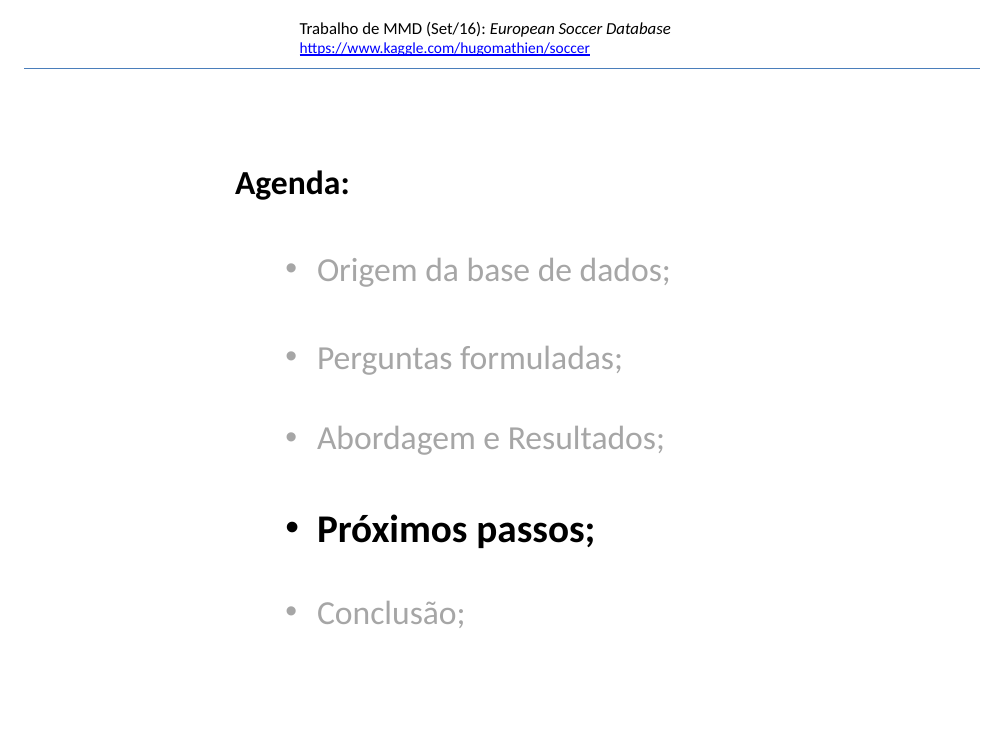
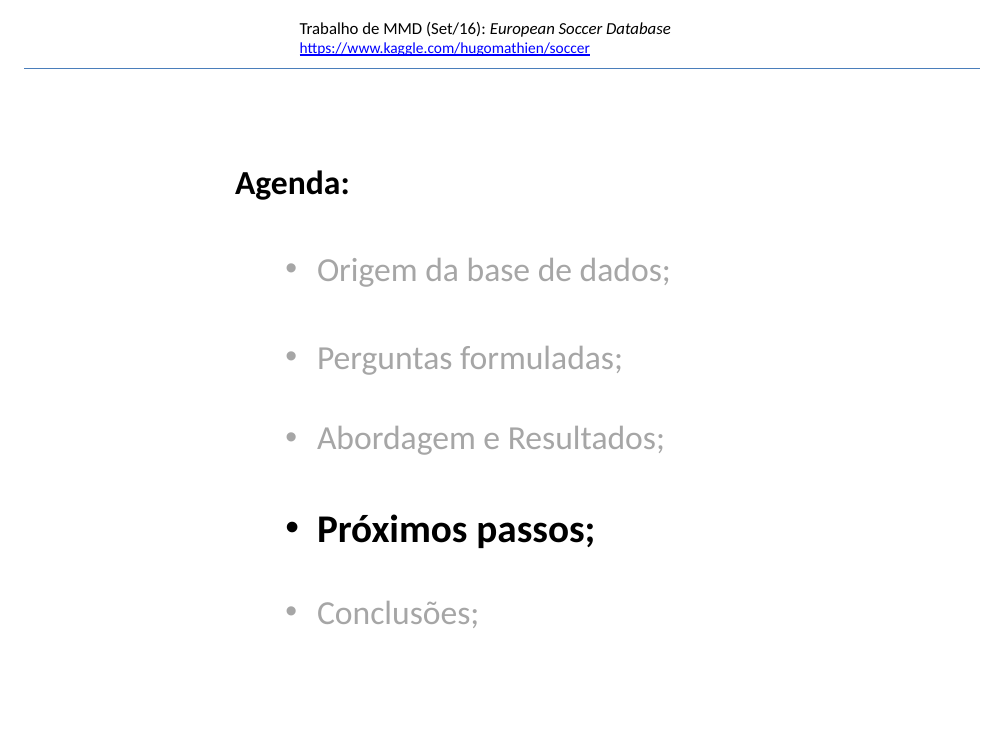
Before and after one commit to errearanhas/disciplina_MMD, a slide deck: slide 26 of trabalho_MMD.pptx (slide 25 before the commit). Drawn at 1008x756 pixels with LibreOffice and Linux fonts; fonts in the diff are those of the drawing; background and template pictures are left out. Boxes give left, top, right and bottom in pixels: in the first picture for what was removed or moved away, otherwise in the second. Text is boxed around its words. In the diff, an @@ line names an element or a change of style, - is before the commit and + after.

```diff
--- a/trabalho_MMD.pptx
+++ b/trabalho_MMD.pptx
@@ text at (317,601,479,628): text changed @@
-  • Conclusão;
+  • Conclusões;
```
Also in this commit, not shown: 7 other slides changed, 2 slides added, 1 slide removed.
